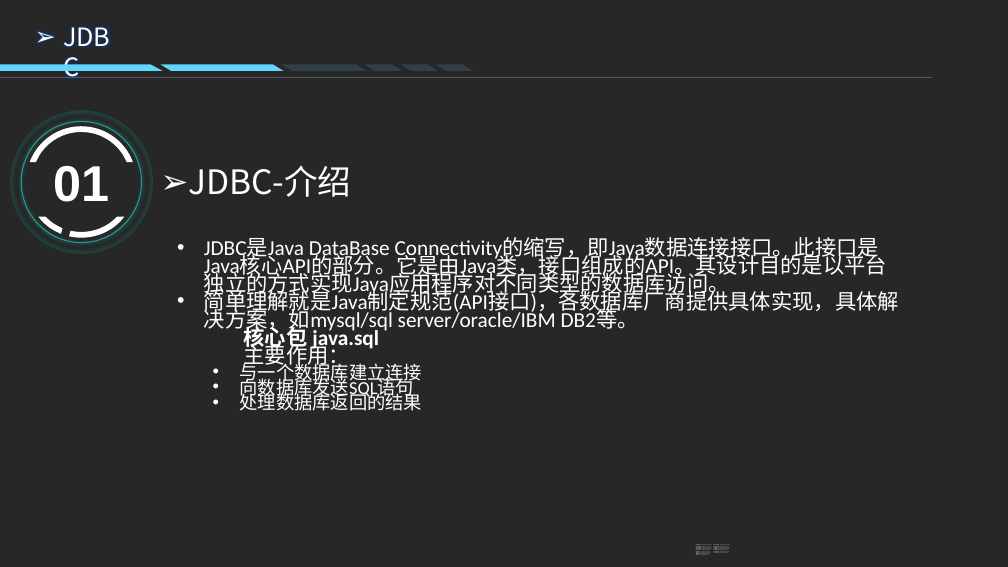
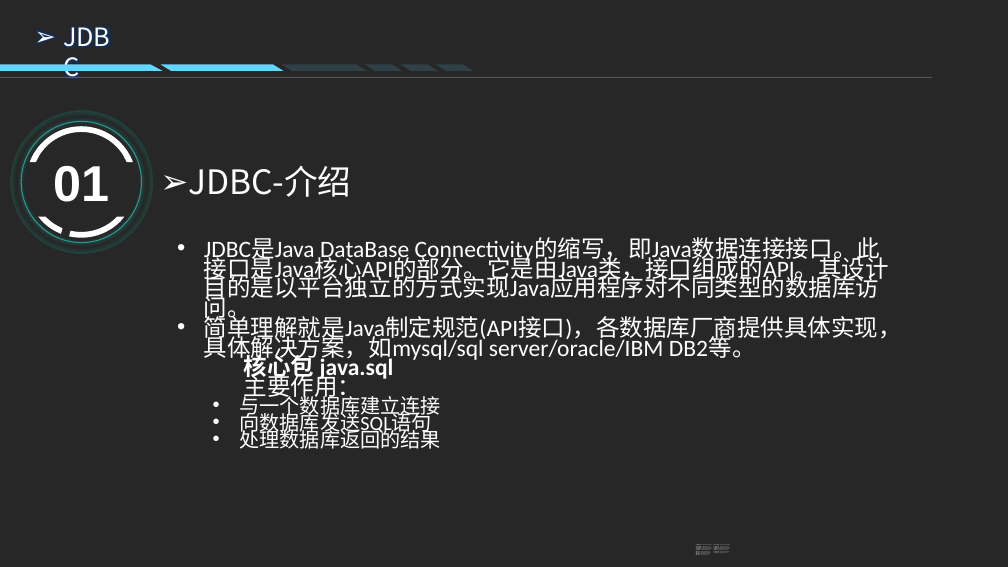
Before and after one commit to chirongqi/study-java-dao, a slide deck: slide 4 of mybatis技术分享/MyBatis技术分享.pptx. Drawn at 1008x567 pixels with LibreOffice and Linux fonts; fonts in the diff are those of the drawing; background and template pictures are left out; a plain dark background stands for a picture behind light text. Boxes give left, top, right and bottom in pixels: in the first picture for what was removed or moved away, otherwise in the second. Text is boxed around its words. In the diff, an @@ line names an element or a change of style, - is before the commit and + after.

```diff
--- a/mybatis技术分享/MyBatis技术分享.pptx
+++ b/mybatis技术分享/MyBatis技术分享.pptx
@@ text "JDBC是Java DataBase Connectivity的缩写，即Java数据连接接口。此接口是Java核心API ..." at [204,237,902,449]: size 20.3 to 22.4 pt in "JDBC是Java DataBase Connectivity的缩写，即Java数据连接接口。此接口是Java核心API ...", "简单理解就是Java制定规范(API接口)，各数据库厂商提供具体实现，具体解决方案，如mysql/sql server/ ...", "核心包 java.sql", "主要作用："; size 17.4 to 19.2 pt in "与一个数据库建立连接", "向数据库发送SQL语句", "处理数据库返回的结果" @@
```
Also in this commit, not shown: 1 other slide changed, 1 slide added.
